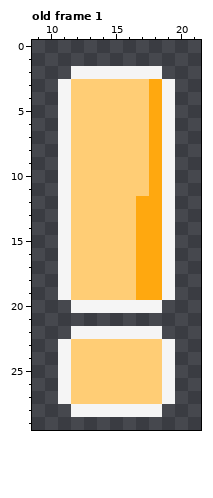
Edited in one commit: pixel-art file (media/art/ui/exclamation_mark.aseprite). The first picture shows the starting point.
32x32 pixels, 1 frame. Shown: old frame 1: x 9..21, y 0..29. The commit also changed other frames, which this record leaves out.
The same view after the edit:
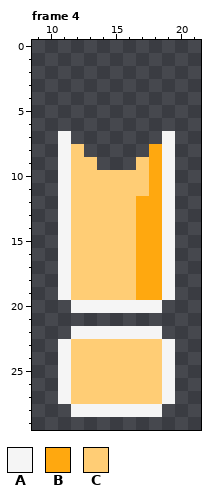
Palette (. is transparent): A #f5f5f5  B #ffa80f  C #ffcd75
A new or re-ordered frame is compared with the old frame closest to it.
Commit: Added exclamation mark animated sprites, added font
The exact change:
frames 1 -> 4
--- frame 4 is new; against old frame 1
@@ x 9..21 @@
  1 .............
- 2 ...AAAAAAA...
- 3 ..ACCCCCCBA..
- 4 ..ACCCCCCBA..
- 5 ..ACCCCCCBA..
- 6 ..ACCCCCCBA..
- 7 ..ACCCCCCBA..
- 8 ..ACCCCCCBA..
- 9 ..ACCCCCCBA..
+ 2 .............
+ 3 .............
+ 4 .............
+ 5 .............
+ 6 .............
+ 7 ..A.......A..
+ 8 ..AC.....BA..
+ 9 ..ACC...CBA..
 10 ..ACCCCCCBA..
